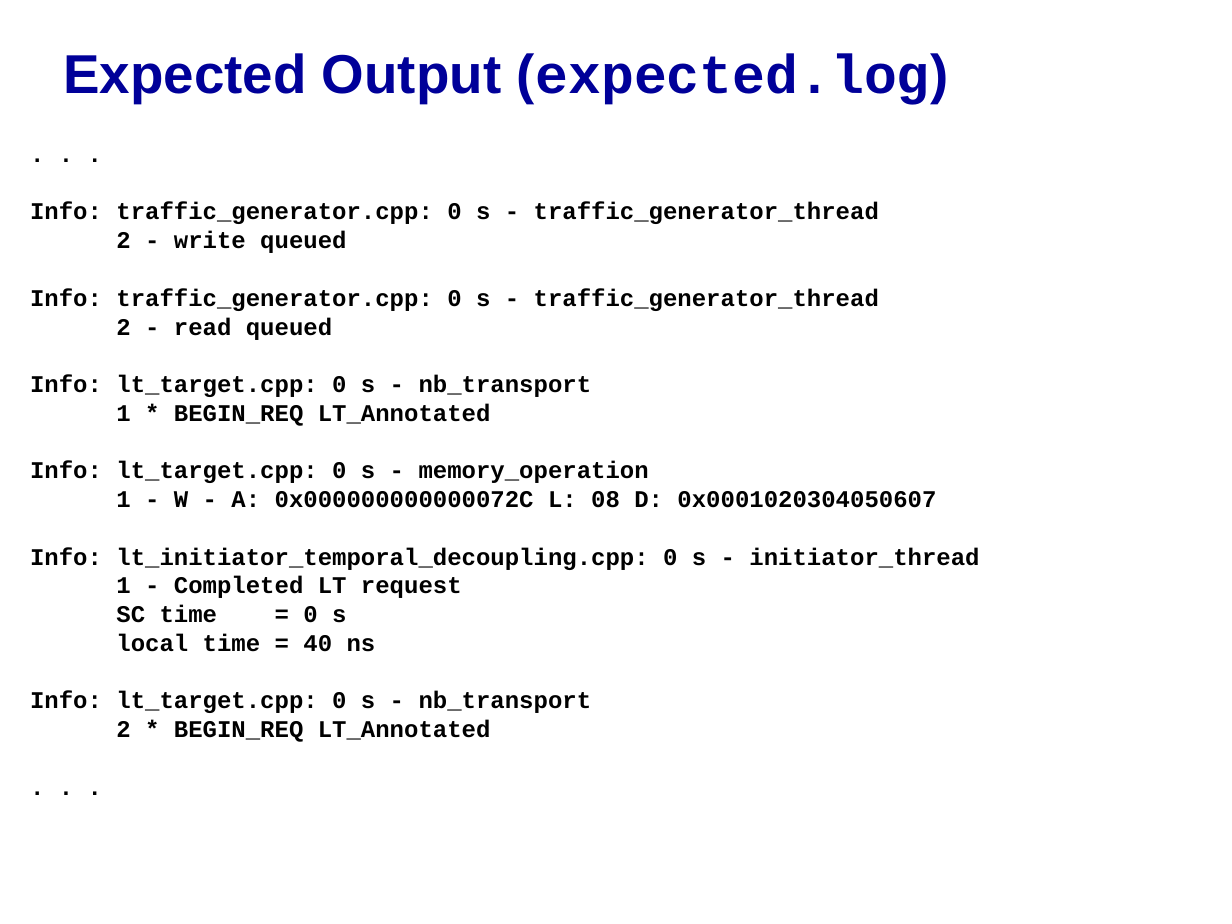
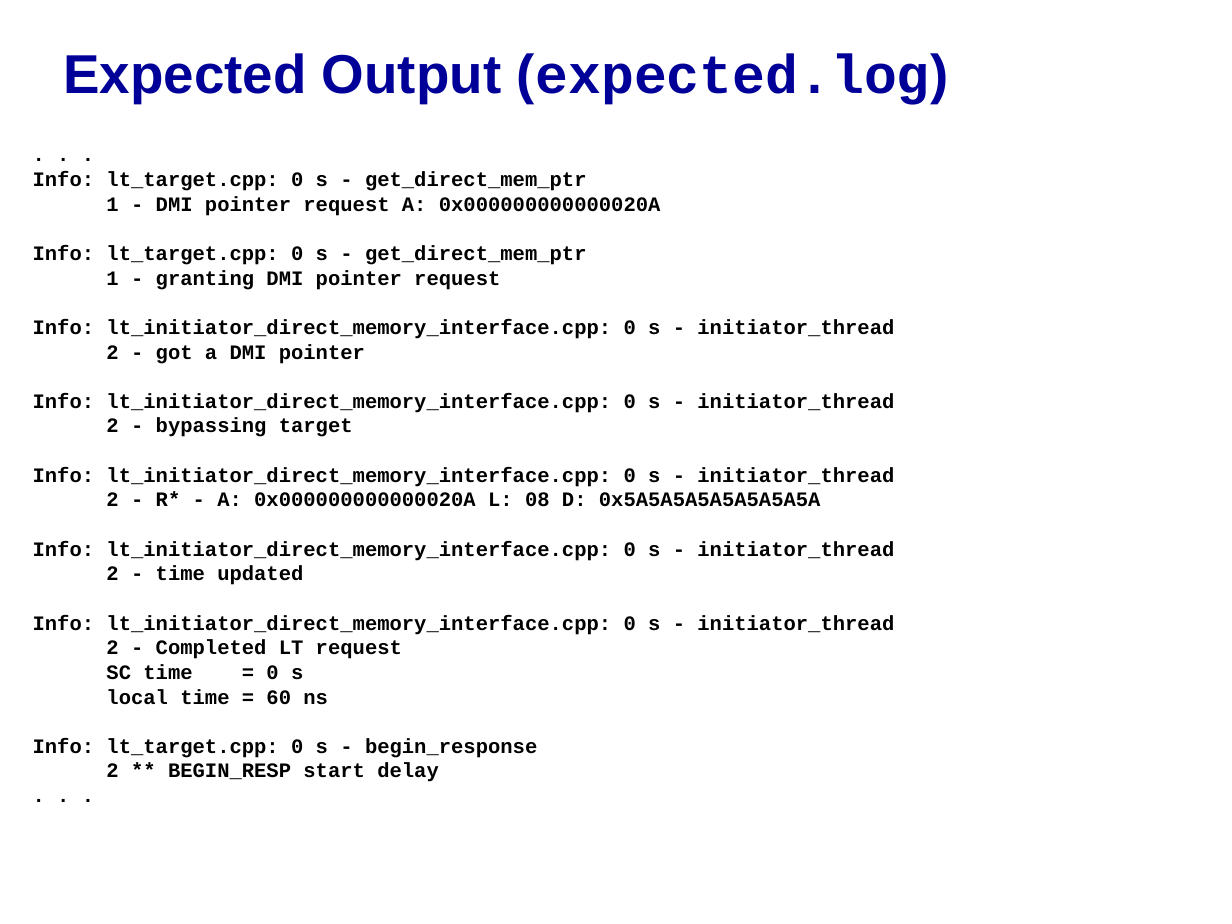
Before and after one commit to accellera-official/systemc, a slide deck: slide 8 of examples/tlm/lt_direct_memory_interface/docs/lt_temporal_decoupling.ppt (slide 6 before the commit). Drawn at 1232x924 pixels with LibreOffice and Linux fonts; fonts in the diff are those of the drawing; background and template pictures are left out. Boxes give left, top, right and bottom in pixels: in the first picture for what was removed or moved away, otherwise in the second. Text is boxed around its words. In the diff, an @@ line names an element or a change of style, - is before the commit and + after.

Commit message:
- updated lt_direct_memory_interface example PowerPoint

```diff
--- a/examples/tlm/lt_direct_memory_interface/docs/lt_temporal_decoupling.ppt
+++ b/examples/tlm/lt_direct_memory_interface/docs/lt_temporal_decoupling.ppt
@@ text at bbox=[33, 172, 894, 659]: text changed; size 14 to 12 pt @@
-Info: traffic_generator.cpp: 0 s - traffic_generator_thread
-2 - write queued
-Info: traffic_generator.cpp: 0 s - traffic_generator_thread
-2 - read queued
-Info: lt_target.cpp: 0 s - nb_transport
-1 * BEGIN_REQ LT_Annotated
-Info: lt_target.cpp: 0 s - memory_operation
-1 - W - A: 0x000000000000072C L: 08 D: 0x0001020304050607
-Info: lt_initiator_temporal_decoupling.cpp: 0 s - initiator_thread
-1 - Completed LT request
+Info: lt_target.cpp: 0 s - get_direct_mem_ptr
+1 - DMI pointer request A: 0x000000000000020A
+Info: lt_target.cpp: 0 s - get_direct_mem_ptr
+1 - granting DMI pointer request
+Info: lt_initiator_direct_memory_interface.cpp: 0 s - initiator_thread
+2 - got a DMI pointer
+Info: lt_initiator_direct_memory_interface.cpp: 0 s - initiator_thread
+2 - bypassing target
+Info: lt_initiator_direct_memory_interface.cpp: 0 s - initiator_thread
+2 - R* - A: 0x000000000000020A L: 08 D: 0x5A5A5A5A5A5A5A5A
+Info: lt_initiator_direct_memory_interface.cpp: 0 s - initiator_thread
+2 - time updated
+Info: lt_initiator_direct_memory_interface.cpp: 0 s - initiator_thread
+2 - Completed LT request
@@ text at bbox=[33, 689, 537, 782]: text changed; size 14 to 12 pt @@
-local time = 40 ns
-Info: lt_target.cpp: 0 s - nb_transport
-2 * BEGIN_REQ LT_Annotated
+local time = 60 ns
+Info: lt_target.cpp: 0 s - begin_response
+2 ** BEGIN_RESP start delay
@@ text at bbox=[106, 664, 303, 680]: size 14 to 12 pt in ". . .", "SC time = 0 s", ". . ." @@
```
Also in this commit, not shown: 2 other slides changed, 3 slides added.
